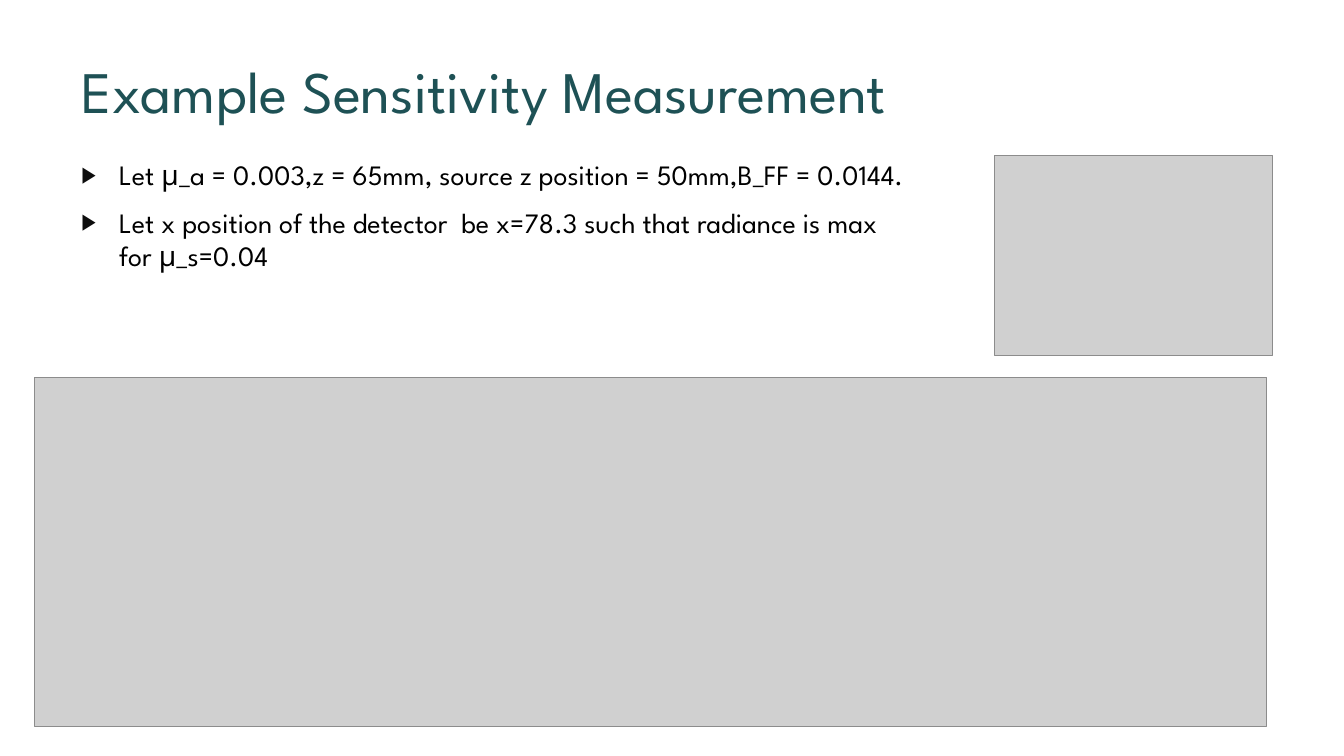
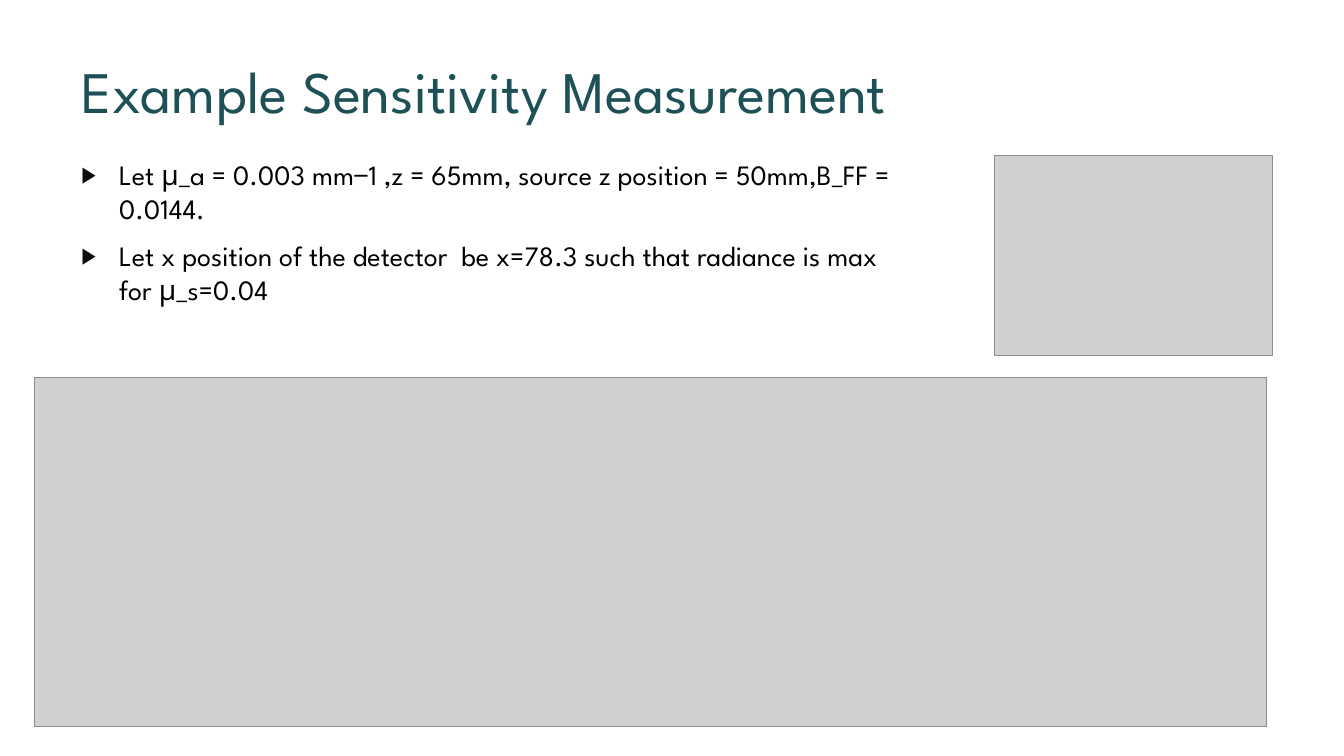
Before and after one commit to KAANVOLKAN05/GPGPU_Research, a slide deck: slide 13 of TurbidityMeterStudy/MonteCarloProj/Presentation for West River.pptx. Drawn at 1344x756 pixels with LibreOffice and Linux fonts; fonts in the diff are those of the drawing; grey boxes stand for pictures. Boxes give left, top, right and bottom in pixels: in the first picture for what was removed or moved away, otherwise in the second. Text is boxed around its words. In the diff, an @@ line names an element or a change of style, - is before the commit and + after.

```diff
--- a/TurbidityMeterStudy/MonteCarloProj/Presentation for West River.pptx
+++ b/TurbidityMeterStudy/MonteCarloProj/Presentation for West River.pptx
@@ text at (119, 166, 868, 220): text changed @@
-▶ Let μ_a = 0.003,z = 65mm, source z position = 50mm,B_FF = 0.0144.
+▶ Let μ_a = 0.003 mm−1 ,z = 65mm, source z position = 50mm,B_FF = 0.0144.
```
Also in this commit, not shown: 7 other slides changed, 1 slide added, 1 other file.
